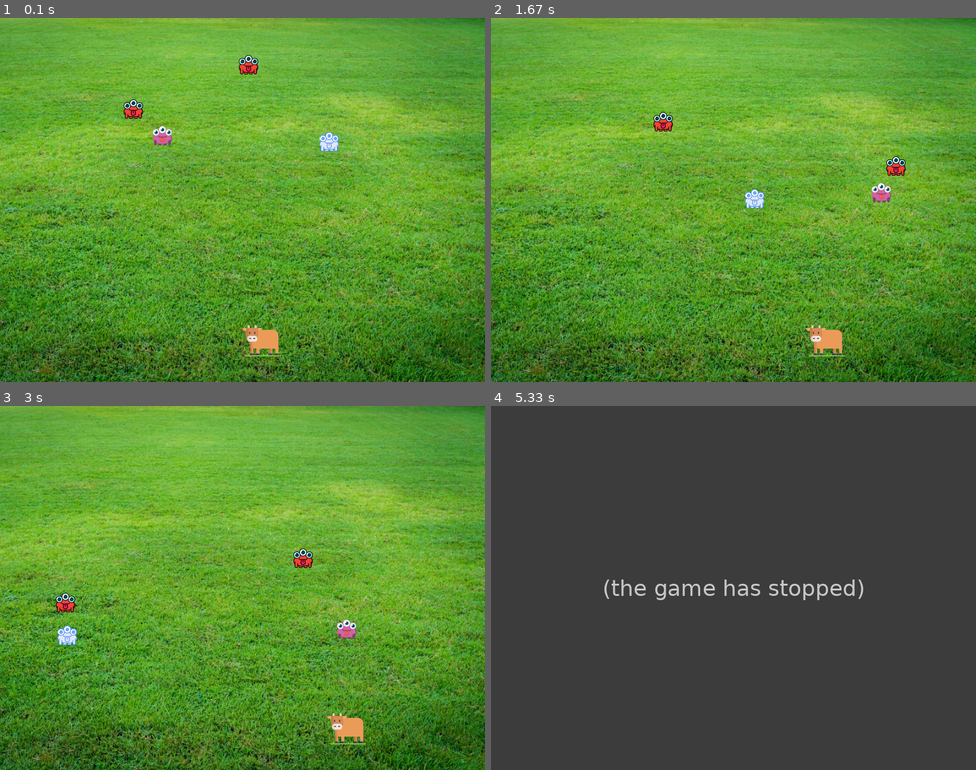
Above: before the commit, frames 1-4 (two rows, left to right).
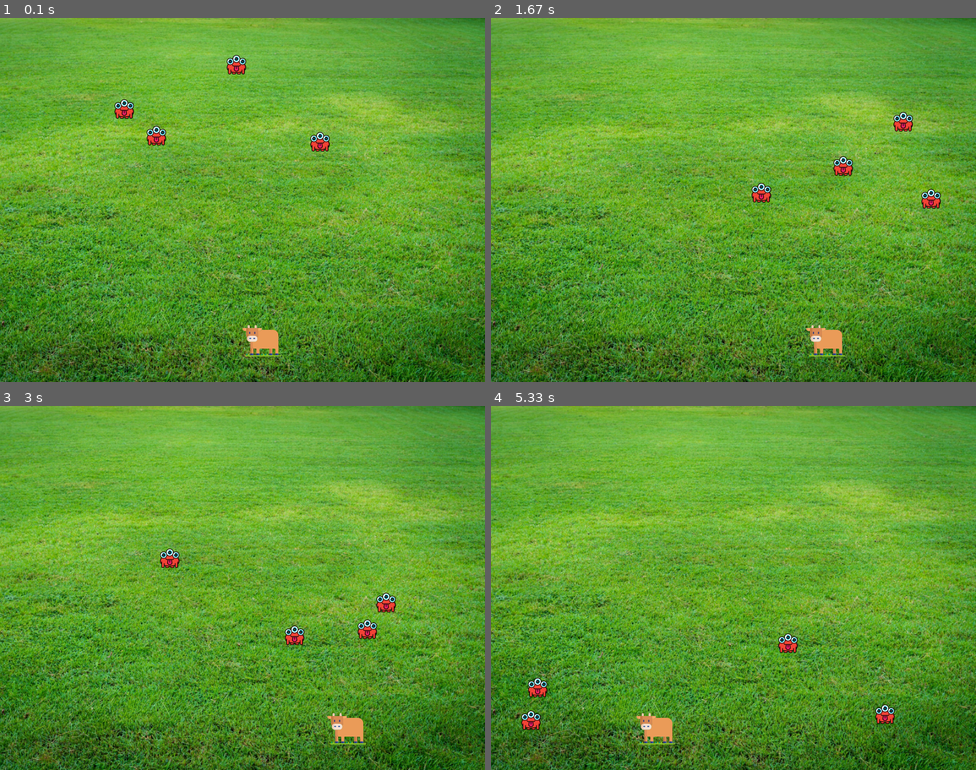
Above: after the commit, the same moments.

Repository: Arjun-G-Ravi/Non-AI-Notes
Game: pygame game, started from 10_Pygame learn/01_Space Invaders /main.py
The game is run twice, just before and just after one commit, with the same random seed, the same clock (stepped at 60 frames per second) and the same inputs.
Inputs:
- Up to frame 1 (0.1 s): no input
- Up to frame 2 (1.67 s): hold Right 0.33-0.8 s; hold Right 0.83-1.3 s; hold Left from 1.33 s (still down)
- Up to frame 3 (3 s): release Left at 1.87 s; hold Left 1.9-2.3 s; hold Right 2.33-2.97 s
- Up to frame 4 (5.33 s): hold Left 3-3.47 s; hold Right 3.5-3.97 s; hold Right 4-4.47 s; hold Left 4.5-5.03 s; hold Left from 5.07 s (still down)

The runs differ from the first frame. In frame 1, 1.0% of the frame differs, in the area x 23-70%, y 10-37%; in frame 2, 1.4%; in frame 3, 1.4%; in frame 4, 100%, in the area x 0-100%, y 0-100%.
Before the commit the program exited at 5.28 s; later frames show no game.

Commit message:
Commited

Diff:
--- a/10_Pygame learn/01_Space Invaders /main.py
+++ b/10_Pygame learn/01_Space Invaders /main.py
@@ -1,6 +1,7 @@
 import pygame
 import random
 import math
+import time
 
 # Always initialise
 pygame.init()
@@ -9,7 +10,7 @@
 screen = pygame.display.set_mode((800,600))
 
 # Title and icon
-pygame.display.set_caption("Space invadors")
+pygame.display.set_caption("Cow invadors")
 # pygame.display.set_icon(pygame.image.load('10_Pygame learn/01_Space Invaders /spaceship.png')) # wont wprk in ubuntu
 
 running = True
@@ -25,14 +26,14 @@
     screen.blit(playerImg, player_pos)
 
 # Enemy
-imgs = ['monster (1).png', 'monster (2).png', 'monster.png' ]
 enemyImg = []
 enemyPos = []
 num_enemy = 4
-horizontal_motion = [random.randint(1,10) for i in range(num_enemy)]
+horizontal_motion = [random.randint(1,5) for i in range(num_enemy)]
+vertical_motion = [1 for i in range(num_enemy)]
 
 for i in range(num_enemy):
-    enemyimg = pygame.image.load(random.choice(imgs))
+    enemyimg = pygame.image.load('monster.png')
     enemypos = [random.randint(100, 700), random.randint(0, 200)]
     enemyImg.append(enemyimg)
     enemyPos.append(enemypos)
@@ -109,11 +110,11 @@
             pass
 
         enemyPos[e][0] += horizontal_motion[e]
-        enemyPos[e][1] += 1
+        enemyPos[e][1] += vertical_motion[e]
 
 
         if isCollision(milkPos, enemyPos[e]):
-            # Explode
+            screen.blit(pygame.image.load('explode.png'), enemyPos[e])
             enemyPos[e] = [random.randint(100, 700), random.randint(0, 100)]
             fire = False
             milkPos[1] = 500
@@ -121,8 +122,12 @@
             print(f'Score: {score}')
 
 
-        if enemyPos[e][1] > 500:
+
+        if enemyPos[e][1] > 550:
             print("You lose")
+            screen.blit(pygame.image.load('spooky.png'), (enemyPos[e][0]-20, enemyPos[e][1]-20))
+            pygame.display.update()
+            time.sleep(3)
             quit(0)
 
     # place player(cow) at player_pos
@@ -140,10 +145,12 @@
 
 
     if isCollision(player_pos, enemypos):
-        # Explodes
-        # GAME OVER
         print(score)
         print("GAME OVER")
+        screen.blit(pygame.image.load('spooky.png'), (enemyPos[e][0]-20, enemyPos[e][1]-20))
+        pygame.display.update()
+        time.sleep(3)
+
         break
 
     # This is where the screen gets updated with the above changes
Binary file added: 10_Pygame learn/01_Space Invaders /spooky.png
